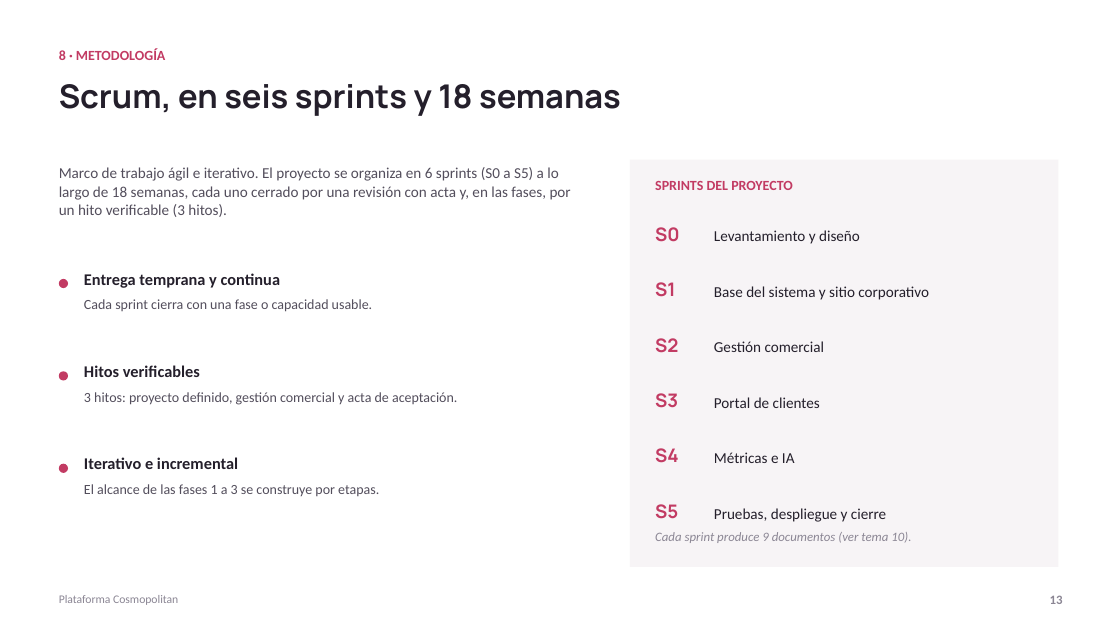
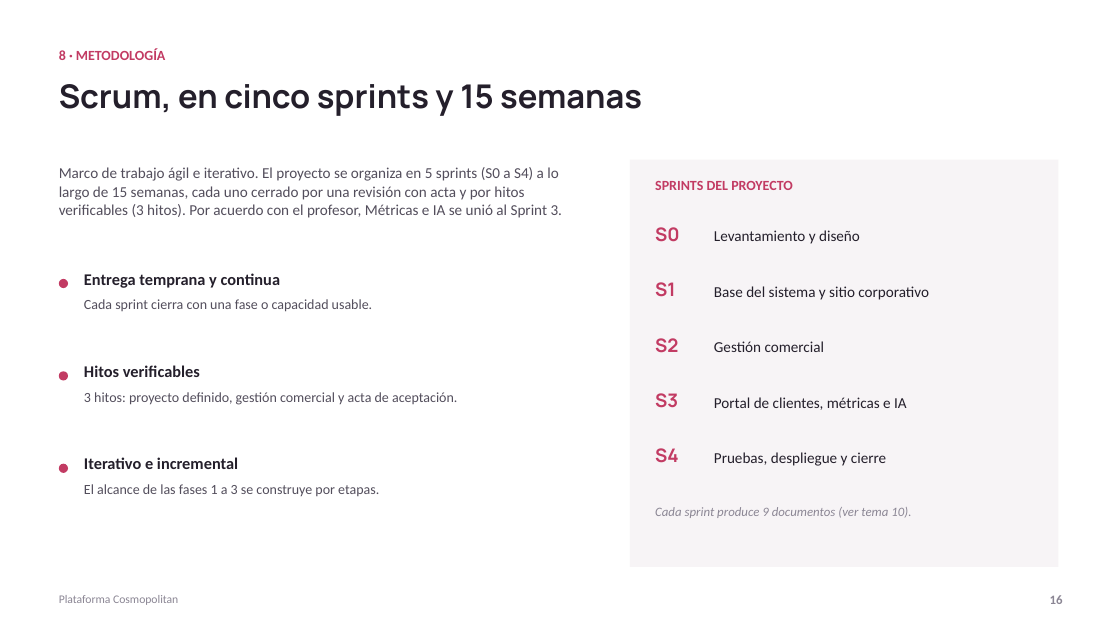
Before and after one commit to ChristianCuadra/capstone, a slide deck: slide 16 of Fase 2/Evidencias Proyecto/Presentación Proyecto.pptx (slide 13 before the commit). Drawn at 1120x630 pixels with LibreOffice and Linux fonts; fonts in the diff are those of the drawing. Boxes give left, top, right and bottom in pixels: in the first picture for what was removed or moved away, otherwise in the second. Text is boxed around its words. In the diff, an @@ line names an element or a change of style, - is before the commit and + after.

Commit message:
Corrección del profesor: Carta Gantt S0-S4 en 15 semanas y presentación (contexto, modelo de datos por módulos, evidencias por sprint, cronograma y demo pauteada)

```diff
--- a/Fase 2/Evidencias Proyecto/Presentación Proyecto.pptx
+++ b/Fase 2/Evidencias Proyecto/Presentación Proyecto.pptx
@@ text at (59, 84, 642, 116): text changed @@
-Scrum, en seis sprints y 18 semanas
+Scrum, en cinco sprints y 15 semanas
@@ text at (59, 167, 562, 218): text changed @@
-Marco de trabajo ágil e iterativo. El proyecto se organiza en 6 sprints (S0 a S5) a lo largo de 18 semanas, cada uno cerrado por una revisión con acta y, en las fases, por un hito verificable (3 hitos).
+Marco de trabajo ágil e iterativo. El proyecto se organiza en 5 sprints (S0 a S4) a lo largo de 15 semanas, cada uno cerrado por una revisión con acta y por hitos verificables (3 hitos). Por acuerdo con el profesor, Métricas e IA se unió al Sprint 3.
@@ text at (714, 397, 907, 410): text changed @@
-Portal de clientes
+Portal de clientes, métricas e IA
@@ text "Pruebas, despliegue y cierre": place and size @@
-text "Pruebas, despliegue y cierre" at (714, 508, 886, 522)
+text "Pruebas, despliegue y cierre" at (714, 452, 886, 466)
@@ text removed at (714, 452, 795, 463) @@
-Métricas e IA
@@ text "Cada sprint produce 9 documentos ...": place and size @@
-text "Cada sprint produce 9 documentos ..." at (655, 532, 911, 543)
+text "Cada sprint produce 9 documentos ..." at (655, 507, 911, 518)
@@ text removed at (655, 504, 678, 519) @@
-S5
```
Also in this commit, not shown: 9 other slides changed, 6 slides added, 6 slides removed, 1 other file.
